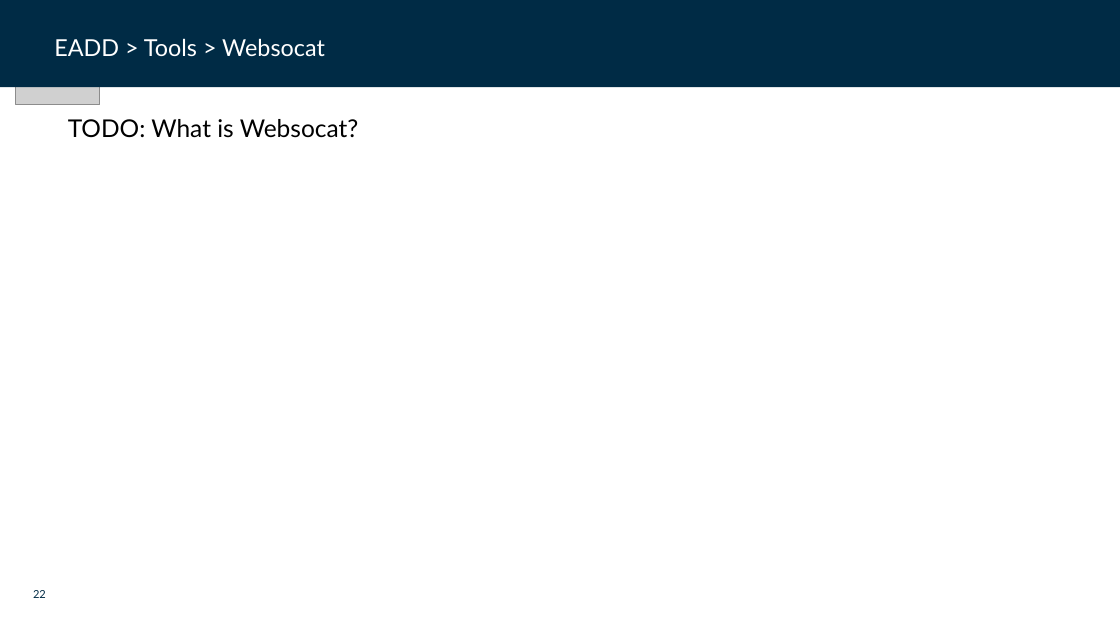
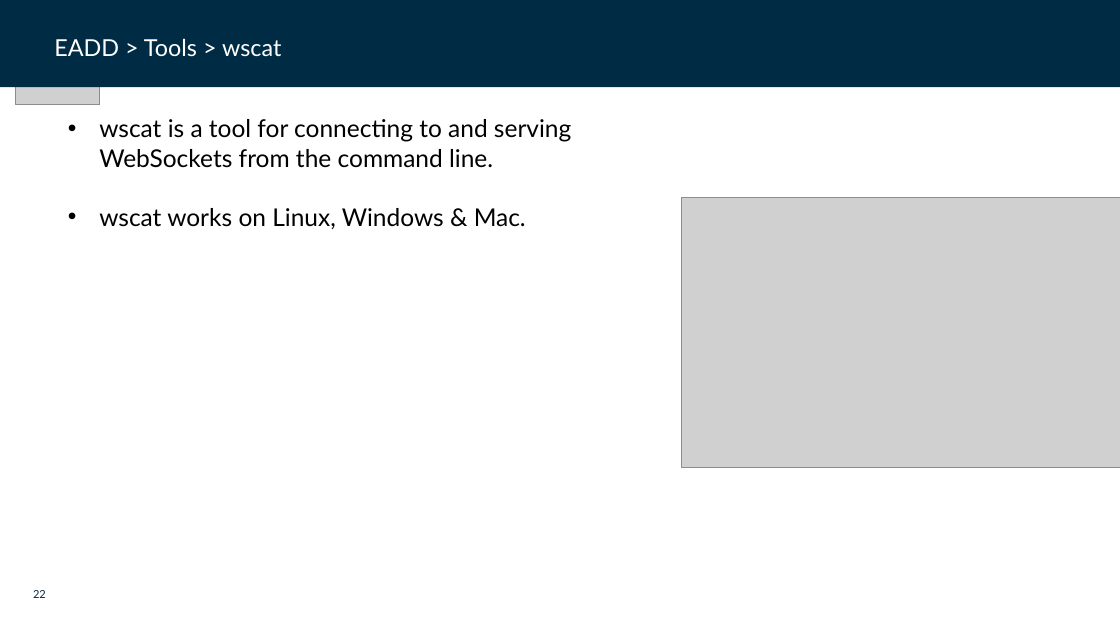
Before and after one commit to dfds/dojo, a slide deck: slide 22 of workshops/event-api-deep-dive/event-api-deep-dive.pptx. Drawn at 1120x630 pixels with LibreOffice and Linux fonts; fonts in the diff are those of the drawing; grey boxes stand for pictures; background and template pictures are left out. Boxes give left, top, right and bottom in pixels: in the first picture for what was removed or moved away, otherwise in the second. Text is boxed around its words. In the diff, an @@ line names an element or a change of style, - is before the commit and + after.

Commit message:
Finished ppt

```diff
--- a/workshops/event-api-deep-dive/event-api-deep-dive.pptx
+++ b/workshops/event-api-deep-dive/event-api-deep-dive.pptx
@@ text at <box>54,38,281,57</box>: text changed @@
-EADD > Tools > Websocat
+EADD > Tools > wscat
@@ text at <box>99,119,571,229</box>: text changed @@
-TODO: What is Websocat?
+• wscat is a tool for connecting to and serving WebSockets from the command line.
+• wscat works on Linux, Windows & Mac.
@@ picture added at <box>681,197,1120,467</box> @@
```
Also in this commit, not shown: 1 other slide changed.
